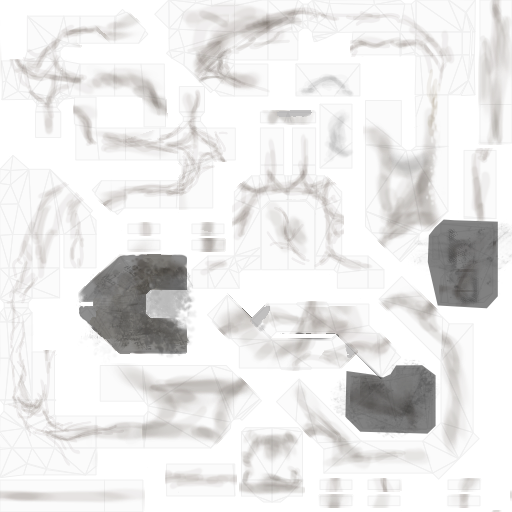
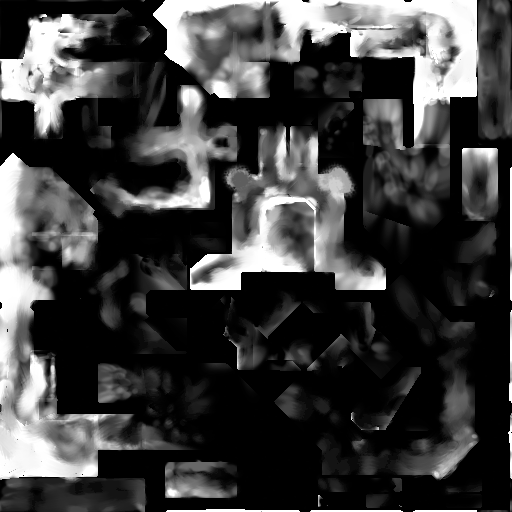
Before/after of a 512px x 512px layered artwork. What changed in the layer stack:
painted on "uv template" over [0, 0, 512, 512]
added layer "Paint Layer 1" (color burn) in group "texture" over [0, 0, 512, 448]
painted on "dirty paths" over [0, 0, 512, 512]
renamed "brown floor" to "dark floor rooms", painted on it over [0, 0, 512, 512]
painted on "base white" over [0, 0, 512, 512]
